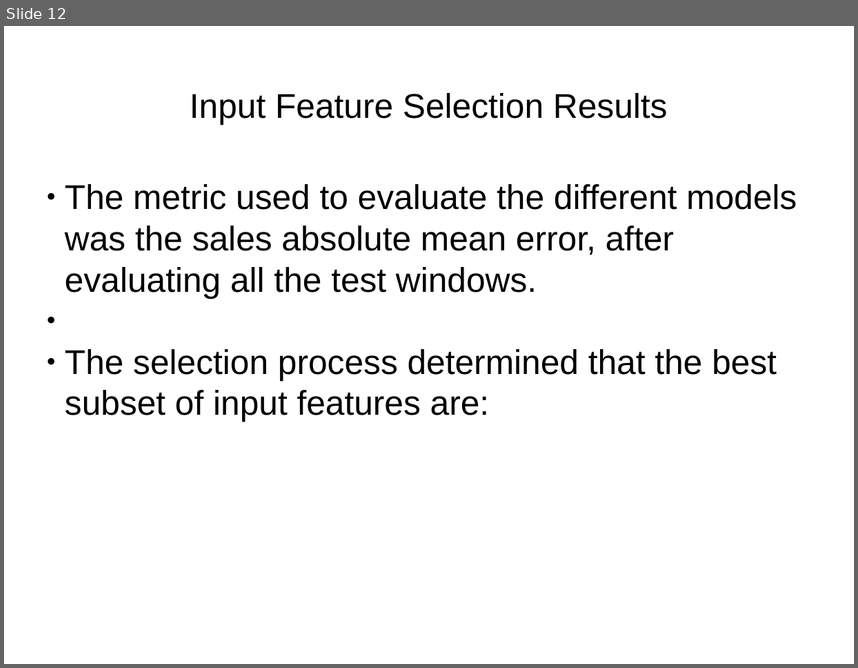
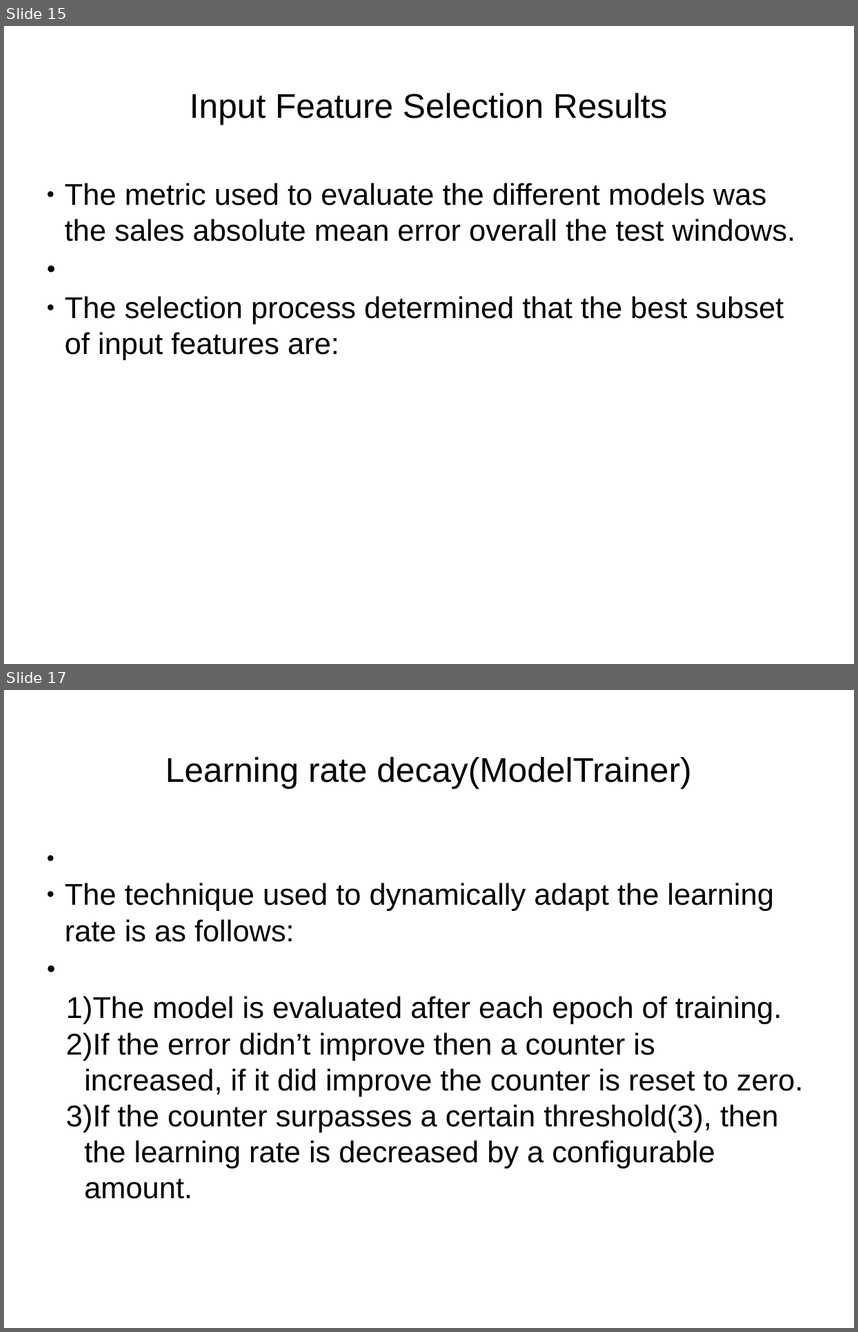
Before and after one commit to sebastianmontero/ritsumeikan-written-docs, a slide deck: car-sales-prediction-presentation.pptx. Shown one above the other, each under a label of ours: slide 12 before the commit, slides 15 and 17 after it; the slides between them are not shown. The pictures are 858x668 and 858x1332 pixels, drawn with LibreOffice and Linux fonts; fonts in the diff are those of the drawing. Boxes give left, top, right and bottom in pixels: in the first picture for what was removed or moved away, otherwise in the second. Text is boxed around its words. In the diff, an @@ line names an element or a change of style, - is before the commit and + after.

Commit message:
Added car sales prediction models

```diff
--- a/car-sales-prediction-presentation.pptx
+++ b/car-sales-prediction-presentation.pptx
@@ slide 17 added at box(4, 690, 854, 1328), background #FFFFFF @@
@@ text added at box(165, 757, 691, 789), 32 pt, text #000000 @@
+Learning rate decay(ModelTrainer)
@@ text added at box(65, 883, 803, 1199), 28 pt, text #000000 @@
+● The technique used to dynamically adapt the learning rate is as follows:
+1) The model is evaluated after each epoch of training.
+2) If the error didn’t improve then a counter is increased, if it did improve the counter is reset to zero.
+3) If the counter surpasses a certain threshold(3), then the learning rate is decreased by a configurable amount.
@@ what was slide 12 is now slide 15 @@
@@ slide 15 changed as well @@
@@ text at box(65, 183, 795, 241): text changed; size 32 to 28 pt @@
-● The metric used to evaluate the different models was the sales absolute mean error, after evaluating all the test windows.
+● The metric used to evaluate the different models was the sales absolute mean error overall the test windows.
@@ text at box(65, 296, 784, 360): size 32 to 28 pt in "The selection process determined that the best ..." @@
```
Also in this commit, not shown: 9 other slides changed, 8 other slides added, 2 slides removed, 6 other files.
